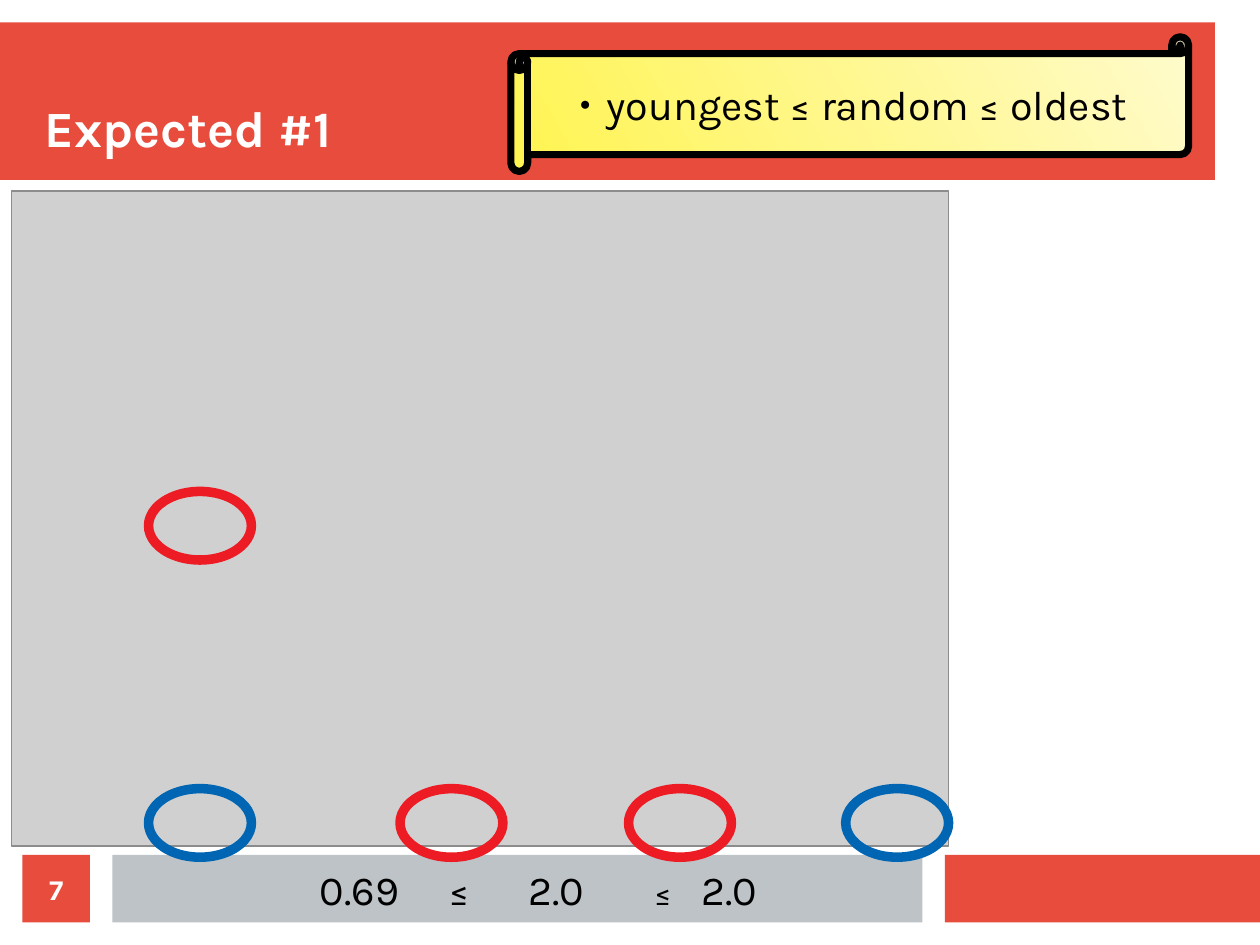
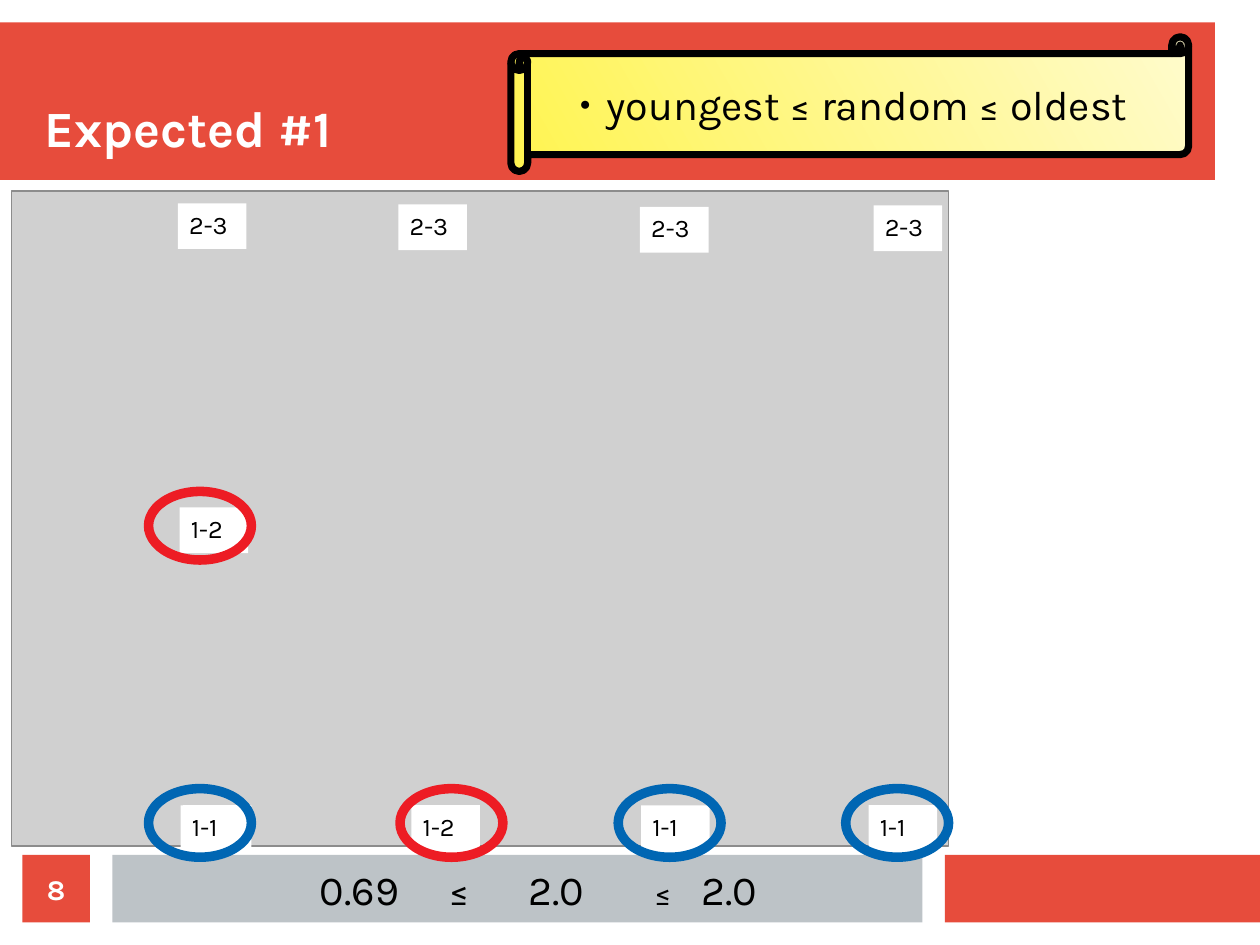
Before and after one commit to richelbilderbeek/Science, a slide deck: slide 8 of Bilderbeek20180502TeceMeeting/20180502Sampling.odp (slide 7 before the commit). Drawn at 1260x945 pixels with LibreOffice and Linux fonts; fonts in the diff are those of the drawing; grey boxes stand for pictures. Boxes give left, top, right and bottom in pixels: in the first picture for what was removed or moved away, otherwise in the second. Text is boxed around its words. In the diff, an @@ line names an element or a change of style, - is before the commit and + after.

```diff
--- a/Bilderbeek20180502TeceMeeting/20180502Sampling.odp
+++ b/Bilderbeek20180502TeceMeeting/20180502Sampling.odp
@@ rectangle added at <box>178,204,247,249</box>, fill #FFFFFF, 16 pt, text #000000 @@
+2-3
@@ rectangle added at <box>399,205,468,250</box>, fill #FFFFFF, 16 pt, text #000000 @@
+2-3
@@ rectangle added at <box>640,207,709,253</box>, fill #FFFFFF, 16 pt, text #000000 @@
+2-3
@@ rectangle added at <box>874,206,942,252</box>, fill #FFFFFF, 16 pt, text #000000 @@
+2-3
@@ rectangle added at <box>180,508,248,553</box>, fill #FFFFFF, 16 pt, text #000000 @@
+1-2
@@ rectangle added at <box>181,805,249,851</box>, fill #FFFFFF, 16 pt, text #000000 @@
+1-1
@@ rectangle added at <box>183,805,252,851</box>, fill #FFFFFF, 16 pt, text #000000 @@
+1-1
@@ rectangle added at <box>412,805,480,851</box>, fill #FFFFFF, 16 pt, text #000000 @@
+1-2
@@ ellipse: place and size @@
-ellipse at <box>629,789,732,858</box>
+ellipse at <box>619,789,721,858</box>
@@ ellipse at <box>619,789,721,858</box>: outline #ED1C24 6.01 pt to #0066B3 6.01 pt @@
@@ rectangle added at <box>641,805,710,851</box>, fill #FFFFFF, 16 pt, text #000000 @@
+1-1
@@ rectangle added at <box>869,805,938,851</box>, fill #FFFFFF, 16 pt, text #000000 @@
+1-1
@@ page number at <box>47,881,65,901</box>: text changed @@
-7
+8
```
Also in this commit, not shown: 5 other slides changed, 1 slide added, 1 other file.
